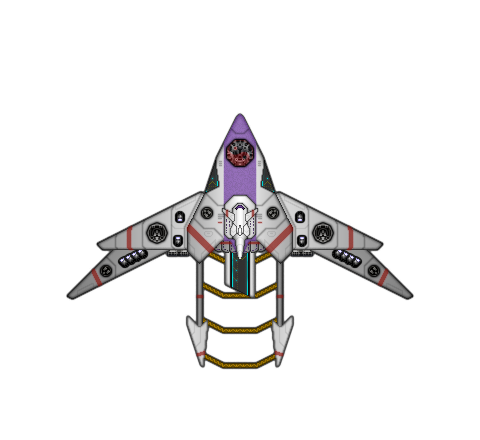
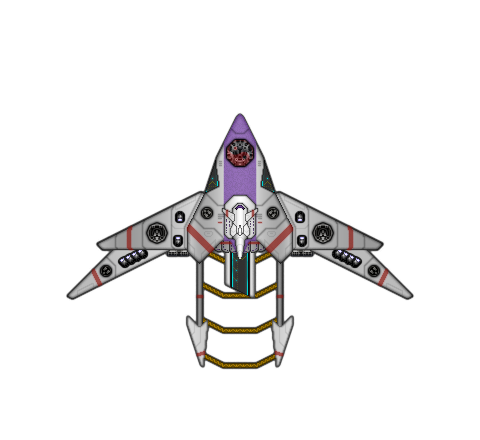
Layer changes from the first (480, 440) image to the second:
pixels changed over 67, 141, 413, 299 (layer not identified)
